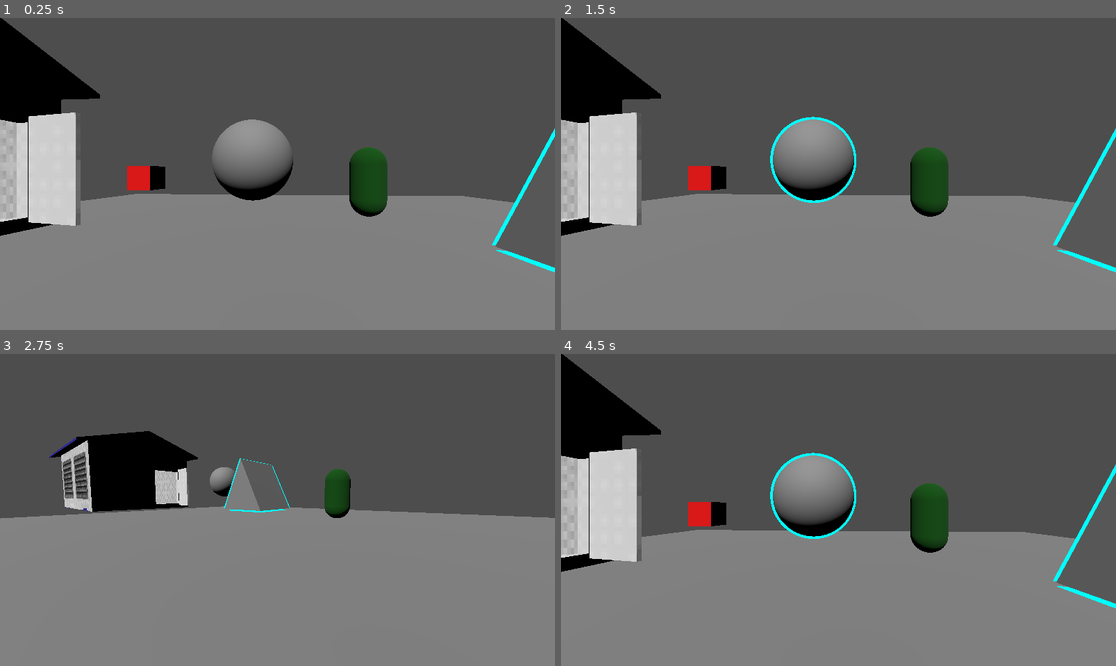
Above: before the commit, frames 1-4 (two rows, left to right).
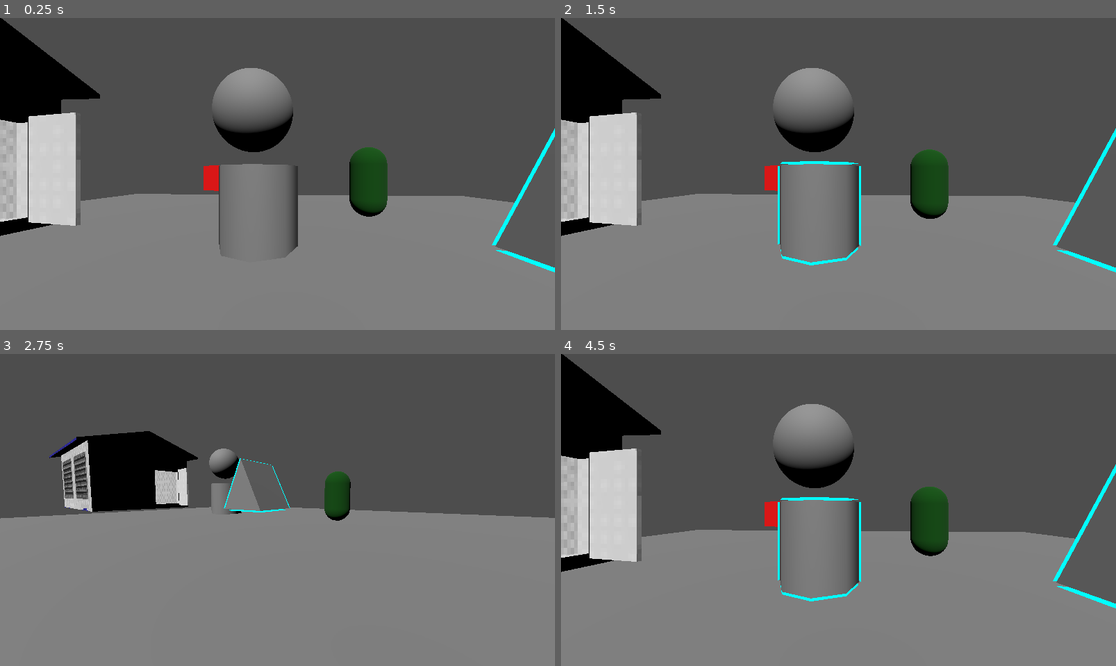
Above: after the commit, the same moments.

Repository: ZuzAser80/pstu_game
Game: Godot game, scene res://scenes/main.tscn
Two runs of this game, one before a commit and one after it. Both use one fixed random seed, a clock stepped at 60 frames per second and the inputs below.
Inputs (mouse positions are in pixels of both pictures, inside the frame that each line leads up to):
- Up to frame 1 (0.25 s): no input
- Up to frame 2 (1.5 s): tap Enter at 0.5 s; move the mouse to (960, 158) at 0.52 s; hold D (move_right) 0.53-1.28 s; tap E at 0.6, 1.35 s; click (960, 158) at 0.67 s; move the mouse to (810, 174) at 1.27 s; hold W (move_forward) from 1.28 s (still down); click (810, 174) at 1.42 s
- Up to frame 3 (2.75 s): tap Space at 2 s; move the mouse to (333, 441) at 2.02 s; release W (move_forward) at 2.03 s; hold D (move_right) from 2.03 s (still down); tap E at 2.1 s; click (333, 441) at 2.17 s
- Up to frame 4 (4.5 s): move the mouse to (832, 516) at 2.77 s; release D (move_right) at 2.78 s; hold W (move_forward) 2.78-3.53 s; tap E at 2.85, 3.6, 4.35 s; click (832, 516) at 2.92 s; tap Enter at 3.5 s; move the mouse to (1005, 556) at 3.52 s; hold A (move_left) 3.53-4.28 s; click (1005, 556) at 3.67 s; move the mouse to (794, 506) at 4.27 s; hold W (move_forward) from 4.28 s (still down); click (794, 506) at 4.42 s

The runs differ from the first frame. In frame 1, 5.5% of the frame differs, in the area x 22-54%, y 16-77%; in frame 2, 6.3%; in frame 3, 0.7%; in frame 4, 6.3%, in the area x 22-70%, y 16-80%.

Commit message:
added radios fully refactored interact

Diff:
--- a/scenes/main.tscn
+++ b/scenes/main.tscn
@@ -14,10 +14,11 @@
 [ext_resource type="PackedScene" uid="uid://bi32okftrh2ht" path="res://scenes/base_room.tscn" id="9_0ld40"]
 [ext_resource type="Material" uid="uid://dct1v2aiicele" path="res://materials/new_standard_material_3d.tres" id="12_eb6dy"]
 [ext_resource type="Script" uid="uid://byfxivg2ygl03" path="res://scripts/entity/states/attack_state.gd" id="12_trceg"]
-[ext_resource type="Script" path="res://scripts/entity/states/investigate_state.gd" id="13_ivst"]
+[ext_resource type="Script" uid="uid://dael6201n34td" path="res://scripts/entity/states/investigate_state.gd" id="13_ivst"]
 [ext_resource type="Script" uid="uid://bx6ago02thqfp" path="res://scripts/freeroam/freeroam_controller.gd" id="15_jkv2x"]
 [ext_resource type="Script" uid="uid://dog8q1b40mg6l" path="res://scripts/freeroam/freeroam_cam.gd" id="16_jbj1t"]
 [ext_resource type="Script" uid="uid://cj6t3i7baijdq" path="res://scripts/misc/interactor.gd" id="17_muem4"]
+[ext_resource type="Script" uid="uid://cng5rv84le1jw" path="res://scripts/misc/distraction.gd" id="19_gqmmt"]
 [ext_resource type="PackedScene" uid="uid://bxmjrv55khwxu" path="res://models/environment/budka.glb" id="20_gqmmt"]
 
 [sub_resource type="NavigationMesh" id="NavigationMesh_ya4ey"]
@@ -55,6 +56,8 @@
 
 [sub_resource type="SphereMesh" id="SphereMesh_tbgi4"]
 
+[sub_resource type="TubeTrailMesh" id="TubeTrailMesh_0ld40"]
+
 [sub_resource type="CapsuleShape3D" id="CapsuleShape3D_ya4ey"]
 
 [sub_resource type="CapsuleMesh" id="CapsuleMesh_ya4ey"]
@@ -66,7 +69,8 @@
 [node name="Node3D" type="Node3D" unique_id=553121940]
 script = ExtResource("1_tefeu")
 highlightables = Dictionary[NodePath, NodePath]({
-NodePath("Area3D"): NodePath("Area3D/CSGMesh3D2")
+NodePath("Area3D"): NodePath("Area3D/CSGMesh3D2"),
+NodePath("Area3D3"): NodePath("Area3D3/MeshInstance3D2")
 })
 
 [node name="GameModeManager" type="Node" parent="." unique_id=1711575424 node_paths=PackedStringArray("freeroam_controller", "office_controller")]
@@ -75,10 +79,11 @@
 office_controller = NodePath("../PlayerCam")
 metadata/_custom_type_script = "uid://7fnki0j8tex6"
 
-[node name="DirectionalLight3D" type="DirectionalLight3D" parent="." unique_id=2140260495 node_paths=PackedStringArray("cameras", "display", "close_up")]
+[node name="DirectionalLight3D" type="DirectionalLight3D" parent="." unique_id=2140260495 node_paths=PackedStringArray("cameras", "radios", "display", "close_up")]
 transform = Transform3D(1, 0, 0, 0, 0.6789161, 0.73421586, 0, -0.73421586, 0.6789161, 0, 1.3558397, 0)
 script = ExtResource("3_sugp2")
 cameras = [NodePath("../SubViewport"), NodePath("../SubViewport2")]
+radios = [NodePath("../Room/Distraction")]
 display = NodePath("../Sprite3D")
 close_up = NodePath("../Sprite2D")
 
@@ -131,7 +136,6 @@
 
 [node name="Interactor" type="Node3D" parent="PlayerCam" unique_id=843864897]
 script = ExtResource("17_muem4")
-handle_clicks = false
 metadata/_custom_type_script = "uid://cj6t3i7baijdq"
 
 [node name="Sprite3D" type="Sprite3D" parent="." unique_id=1475930270]
@@ -139,7 +143,7 @@
 texture = SubResource("ViewportTexture_sugp2")
 
 [node name="Area3D" type="Area3D" parent="." unique_id=411017893]
-transform = Transform3D(1, 0, 0, 0, 1, 0, 0, 0, 1, -0.47539008, 1.494439, -1.2940558)
+transform = Transform3D(1, 0, 0, 0, 1, 0, 0, 0, 1, -0.47539008, 2.102591, -1.2940558)
 collision_layer = 3
 collision_mask = 524291
 script = ExtResource("8_0ld40")
@@ -158,14 +162,34 @@
 material = ExtResource("1_jyhfs")
 
 [node name="Area3D2" type="Area3D" parent="." unique_id=2080415148]
-transform = Transform3D(1, 0, 0, 0, 1, 0, 0, 0, 1, 0.8810233, 1.494439, -1.2940558)
-collision_layer = 3
-collision_mask = 524291
+transform = Transform3D(1, 0, 0, 0, 1, 0, 0, 0, 1, 0.8810233, 2.102591, -1.2940558)
+collision_layer = 3
+collision_mask = 524291
+script = ExtResource("8_0ld40")
 metadata/number = 1
 
 [node name="CollisionShape3D" type="CollisionShape3D" parent="Area3D2" unique_id=1779286778]
 shape = SubResource("BoxShape3D_sugp2")
 debug_color = Color(0.9529412, 0.21960784, 0, 1)
+
+[node name="Area3D3" type="Area3D" parent="." unique_id=1078265946]
+transform = Transform3D(1, 0, 0, 0, 1, 0, 0, 0, 1, -0.41828692, 0.92547417, -1.2940558)
+collision_layer = 3
+collision_mask = 524291
+script = ExtResource("8_0ld40")
+metadata/number = 1
+metadata/radio_number = 0
+
+[node name="CollisionShape3D" type="CollisionShape3D" parent="Area3D3" unique_id=1867881485]
+shape = SubResource("BoxShape3D_sugp2")
+debug_color = Color(0.9529412, 0.21960784, 0, 1)
+
+[node name="MeshInstance3D" type="MeshInstance3D" parent="Area3D3" unique_id=916728912]
+mesh = SubResource("TubeTrailMesh_0ld40")
+
+[node name="MeshInstance3D2" type="MeshInstance3D" parent="Area3D3" unique_id=1946661520]
+mesh = SubResource("TubeTrailMesh_0ld40")
+surface_material_override/0 = ExtResource("1_jyhfs")
 
 [node name="AI_Base" type="CharacterBody3D" parent="." unique_id=600286131 node_paths=PackedStringArray("current_room")]
 transform = Transform3D(1, 0, 0, 0, 1, 0, 0, 0, 1, 2.2150507, 1.0995555, -4.8030257)
@@ -203,7 +227,7 @@
 script = ExtResource("12_trceg")
 metadata/_custom_type_script = "uid://byfxivg2ygl03"
 
-[node name="InvestigateState" type="Node" parent="AI_Base/NavigationAgent3D/StateMachine"]
+[node name="InvestigateState" type="Node" parent="AI_Base/NavigationAgent3D/StateMachine" unique_id=1139340982]
 script = ExtResource("13_ivst")
 
 [node name="MeshInstance3D" type="MeshInstance3D" parent="AI_Base" unique_id=283592367]
@@ -232,8 +256,33 @@
 [node name="MeshInstance3D" type="MeshInstance3D" parent="FreeroamController" unique_id=1202031912]
 mesh = SubResource("CapsuleMesh_dp3eg")
 
-[node name="Room" parent="." unique_id=34470668 instance=ExtResource("9_0ld40")]
-transform = Transform3D(1, 0, 0, 0, 1, 0, 0, 0, 1, -6.240998, 1.1583791, -7.1861057)
+[node name="Room" parent="." unique_id=34470668 node_paths=PackedStringArray("spots", "neighbors") instance=ExtResource("9_0ld40")]
+transform = Transform3D(1, 0, 0, 0, 1, 0, 0, 0, 1, -3.0134294, 1.1583791, -7.1861057)
+spots = [NodePath("MeshInstance3D"), NodePath("Node3D")]
+neighbors = [NodePath("../Room2")]
+
+[node name="Distraction" type="Node3D" parent="Room" unique_id=1670932013 node_paths=PackedStringArray("room")]
+transform = Transform3D(1, 0, 0, 0, 1, 0, 0, 0, 1, 5.057926, 0, -1.4950161)
+script = ExtResource("19_gqmmt")
+room = NodePath("..")
+metadata/_custom_type_script = "uid://cng5rv84le1jw"
+
+[node name="Node3D" type="Node3D" parent="Room" unique_id=1713919026]
+transform = Transform3D(1, 0, 0, 0, 1, 0, 0, 0, 1, -1.8935397, 0, 1.792799)
+
+[node name="Room2" parent="." unique_id=2049328423 node_paths=PackedStringArray("spots", "neighbors") instance=ExtResource("9_0ld40")]
+transform = Transform3D(1, 0, 0, 0, 1, 0, 0, 0, 1, 10.977679, 1.1583791, -7.1861057)
+spots = [NodePath("MeshInstance3D"), NodePath("Node3D")]
+neighbors = [NodePath("../Room")]
+
+[node name="Distraction" type="Node3D" parent="Room2" unique_id=1484613208 node_paths=PackedStringArray("room")]
+transform = Transform3D(1, 0, 0, 0, 1, 0, 0, 0, 1, 5.057926, 0, -1.4950161)
+script = ExtResource("19_gqmmt")
+room = NodePath("..")
+metadata/_custom_type_script = "uid://cng5rv84le1jw"
+
+[node name="Node3D" type="Node3D" parent="Room2" unique_id=1185466326]
+transform = Transform3D(1, 0, 0, 0, 1, 0, 0, 0, 1, -2.4279175, 0, -5.071122)
 
 [node name="budka" parent="." unique_id=1432285661 instance=ExtResource("20_gqmmt")]
 transform = Transform3D(0.8, 0, 0, 0, 0.8, 0, 0, 0, 0.8, -6.582837, -0.27379513, -0.0743351)
@@ -243,5 +292,8 @@
 [connection signal="clicked_closeup" from="PlayerCam" to="DirectionalLight3D" method="_on_player_cam_clicked_closeup"]
 [connection signal="on_hover_end" from="PlayerCam/Interactor" to="." method="_turn_off"]
 [connection signal="on_hover_start" from="PlayerCam/Interactor" to="." method="_turn_on"]
+[connection signal="on_interact" from="Area3D" to="DirectionalLight3D" method="trigger_cam"]
+[connection signal="on_interact" from="Area3D2" to="DirectionalLight3D" method="trigger_cam"]
+[connection signal="on_interact" from="Area3D3" to="DirectionalLight3D" method="trigger_radio"]
 [connection signal="on_hover_end" from="FreeroamController/FreeroamCam/Interactor" to="." method="_turn_off"]
 [connection signal="on_hover_start" from="FreeroamController/FreeroamCam/Interactor" to="." method="_turn_on"]
--- a/scripts/entity/states/investigate_state.gd
+++ b/scripts/entity/states/investigate_state.gd
@@ -3,6 +3,7 @@
 
 func enter(_char_reference : AI_Base):
 	super.enter(_char_reference);
+	print("entering investigative state, room: ", ai_base.target_room)
 	if ai_base.target_room == null:
 		transitioned.emit(IDLE)
 		return
--- a/scripts/misc/distraction.gd
+++ b/scripts/misc/distraction.gd
@@ -2,23 +2,14 @@
 
 @export var room: Room
 @export var radius: float = 5.0
-@export var activation_delay: float = -1.0
 @export var one_shot: bool = true
 
 var _triggered: bool = false
-var _timer: Timer
 
 
 func _ready() -> void:
 	if room == null:
 		room = _find_parent_room()
-	if activation_delay >= 0.0:
-		_timer = Timer.new()
-		add_child(_timer)
-		_timer.one_shot = true
-		_timer.timeout.connect(_on_timer_timeout)
-		_timer.start(activation_delay)
-
 
 func activate() -> void:
 	if _triggered and one_shot:
--- a/scripts/misc/interactable.gd
+++ b/scripts/misc/interactable.gd
@@ -1,6 +1,6 @@
 extends Node
 
-signal on_interact;
+signal on_interact(args: Dictionary)
 
-func interact() -> void:
-	on_interact.emit();
+func interact(args: Dictionary[String, Variant]) -> void:
+	on_interact.emit(args)
--- a/scripts/misc/interactor.gd
+++ b/scripts/misc/interactor.gd
@@ -2,7 +2,6 @@
 
 @export var ray_length := 1000
 @export var collision_mask := 2
-@export var handle_clicks := true;
 
 @onready var camera : Camera3D = get_parent() as Camera3D;
 
@@ -30,10 +29,11 @@
 
 func _unhandled_input(event: InputEvent) -> void:
 	_handle_hover(event);
-	if handle_clicks:
-		_handle_mouse_button(event);
+	_handle_mouse_button(event);
 
 func _handle_mouse_button(event: InputEvent) -> void:
 	if event is InputEventMouseButton and event.pressed and event.button_index == MOUSE_BUTTON_LEFT and can_interact and current_collider.has_method("interact"):
-		print("_handle_mouse_button: ", current_collider.name)
-		current_collider.interact();
+		var arr : Dictionary[String, Variant]
+		for i in current_collider.get_meta_list():
+			arr[i] = current_collider.get_meta(i)
+		current_collider.interact(arr);
--- a/scripts/office/camera_system.gd
+++ b/scripts/office/camera_system.gd
@@ -1,6 +1,7 @@
 extends Node
 
 @export var cameras : Array[SubViewport];
+@export var radios : Array[Distraction];
 @export var no_visual : Texture2D
 @export var display : Sprite3D
 @export var close_up : Sprite2D
@@ -21,7 +22,14 @@
 		display.texture = no_visual;
 
 
-func _move_to_cam(index: int) -> void:
+func trigger_radio(number: Dictionary[String, Variant]) -> void:
+	if number.has("radio_number"):
+		radios[number["radio_number"]].activate()
+	else:
+		print("haven't found proper meta")
+
+
+func move_to_cam(index: int) -> void:
 	currentIndex = index;
 	_refresh();
 
@@ -30,6 +38,6 @@
 		close_up_open =  false;
 		close_up.texture = null;
 
-func _on_player_cam_clicked_closeup(number: Variant) -> void:
+func trigger_cam(number: Dictionary[String, Variant]) -> void:
 	close_up_open = true;
-	_move_to_cam(number);
+	move_to_cam(number["number"] as int);
--- a/scripts/office/office_cam.gd
+++ b/scripts/office/office_cam.gd
@@ -21,11 +21,3 @@
 		var dist_from_edge = (screen_size.x - mouse_pos.x) / margin
 		var strength = 1.0 - dist_from_edge
 		rotation.y -= rotate_speed * strength * delta
-
-func _unhandled_input(event: InputEvent) -> void:
-	_handle_mouse_button(event)
-
-func _handle_mouse_button(event: InputEvent) -> void:
-	if event is InputEventMouseButton and event.pressed and event.button_index == MOUSE_BUTTON_LEFT and interactor.current_collider != null and interactor.current_collider.has_meta("number"):
-		print("_handle_mouse_button: ", interactor.current_collider.name)
-		clicked_closeup.emit(interactor.current_collider.get_meta("number"))
Not shown, added: models/environment/budka_budka.png.import
